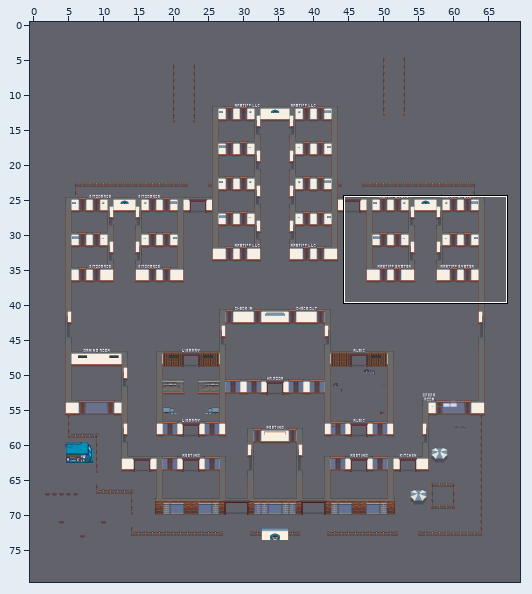
A Tiled map (JSON) gets an edit: main-office.tmj. The first picture is a wide view before the edit; the outline marks the close-up.
Close-up. Before:
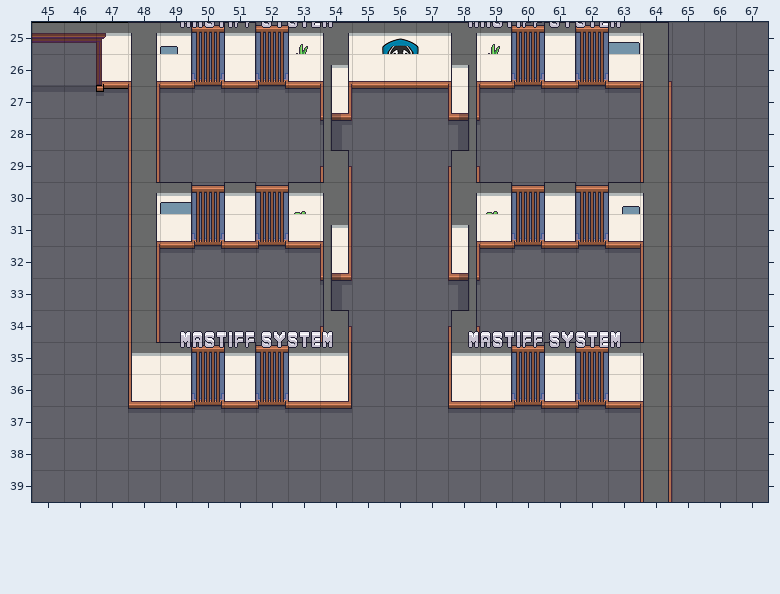
Cells are 32x32 px. Shown: x 45..67, y 25..39. The commit also changed other parts of the map, which this record leaves out. Not drawn, because the pictures are missing: unchanged layers "above/fg-furniture2", "above/fg-tree1", "above/fg-tree2", "collisions", "floor/carpet", "floor/floor0", "floor/floor1", "floor/floor2", "floor/grass", "furniture/furniture1", "furniture/furniture2", "furniture/furniture3", "furniture/furniture4", "furniture/tree1", "furniture/tree2".
Now the later version:
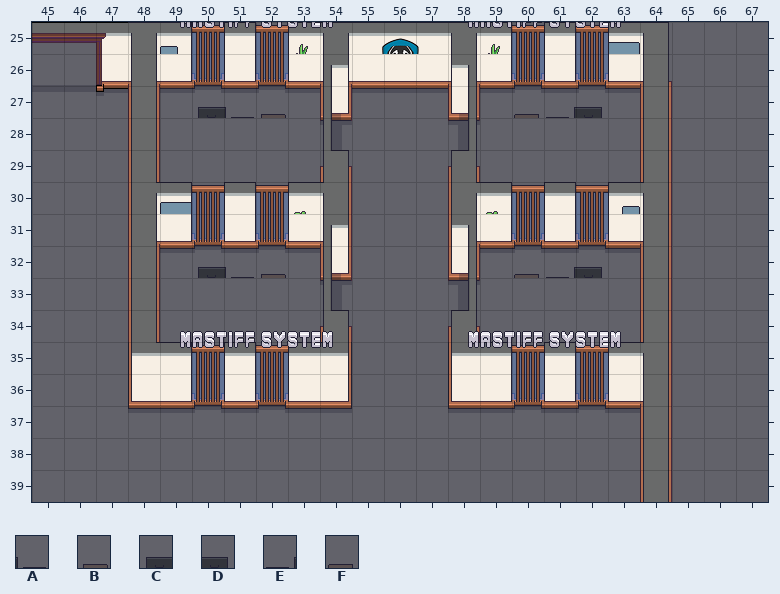
Key: from "WJ_Decor": A 802, B 803, C 924, D 924 flipped left-right, E 925 flipped left-right, F 926 flipped left-right.
_ is an empty cell.
Edits made:
Layer "above/fg-furniture1":
The author put tile A in row 27 at x 51; in row 32 at x 51.
The author put tile B in row 27 at x 52; in row 32 at x 52.
The author put tile C in row 27 at x 50; in row 32 at x 50.
The author put tile D in row 27 at x 62; in row 32 at x 62.
The author put tile E in row 27 at x 61; in row 32 at x 61.
The author put tile F in row 27 at x 60; in row 32 at x 60.
